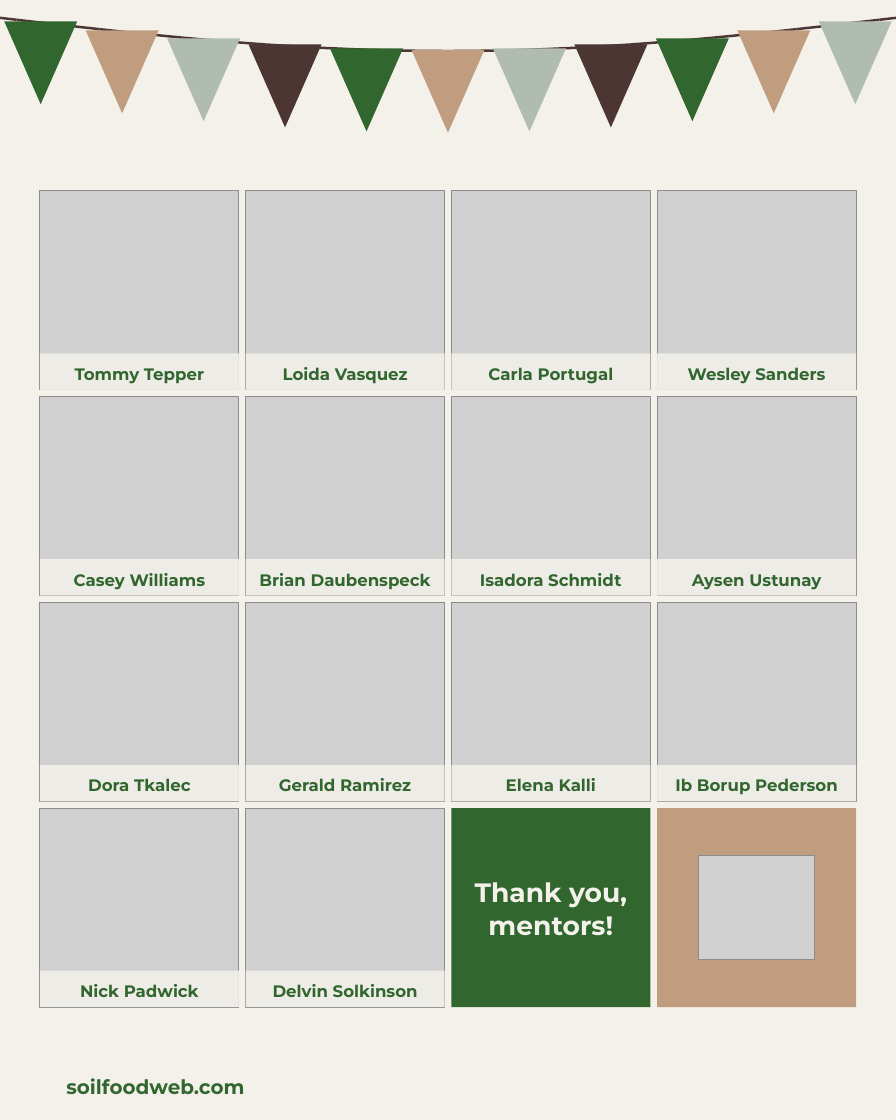
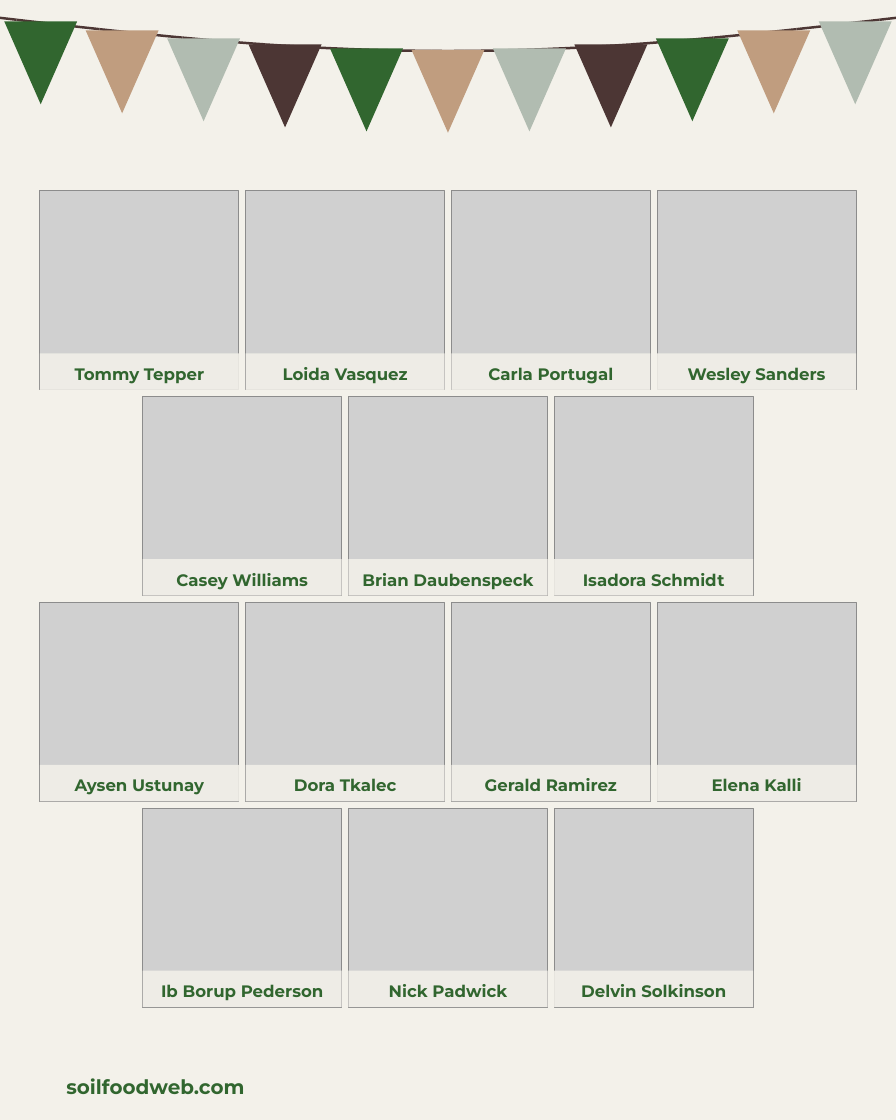
Before and after one commit to linneamoritznyc/SFW-SocialMedia, a slide deck: slide 2 of templates/posts/october/05-10-2026-mon-ig-teachers-day-option-2-bunting.pptx. Drawn at 896x1120 pixels with LibreOffice and Linux fonts; fonts in the diff are those of the drawing; grey boxes stand for pictures. Boxes give left, top, right and bottom in pixels: in the first picture for what was removed or moved away, otherwise in the second. Text is boxed around its words. In the diff, an @@ line names an element or a change of style, - is before the commit and + after.

```diff
--- a/templates/posts/october/05-10-2026-mon-ig-teachers-day-option-2-bunting.pptx
+++ b/templates/posts/october/05-10-2026-mon-ig-teachers-day-option-2-bunting.pptx
@@ picture removed at <box>657,397,856,596</box> @@
@@ 2 pictures, 2 texts, 2 rectangles: place and size @@
-2 pictures, 2 texts, 2 rectangles at <box>40,397,621,596</box>
+2 pictures, 2 texts, 2 rectangles at <box>143,397,724,596</box>
@@ 1 picture, 1 text, 1 rectangle: place and size @@
-1 picture, 1 text, 1 rectangle at <box>74,397,651,596</box>
+1 picture, 1 text, 1 rectangle at <box>176,397,753,596</box>
@@ text "Aysen Ustunay": place and size @@
-text "Aysen Ustunay" at <box>692,574,821,590</box>
+text "Aysen Ustunay" at <box>75,779,204,795</box>
@@ 3 texts: place and size @@
-3 texts at <box>88,778,596,791</box>
+3 texts at <box>294,778,801,791</box>
@@ picture added at <box>143,808,342,1008</box> @@
@@ rectangle removed at <box>452,808,651,1008</box> @@
@@ rectangle removed at <box>657,808,856,1008</box> @@
@@ picture removed at <box>698,855,815,960</box> @@
@@ text removed at <box>475,882,627,935</box> @@
-Thank you, mentors!
@@ rectangle: place and size @@
-rectangle at <box>657,559,856,596</box>
+rectangle at <box>143,971,342,1008</box>
@@ text "Ib Borup Pederson": place and size @@
-text "Ib Borup Pederson" at <box>675,778,838,795</box>
+text "Ib Borup Pederson" at <box>161,984,324,1001</box>
@@ 2 pictures, 2 texts, 2 rectangles: place and size @@
-2 pictures, 2 texts, 2 rectangles at <box>40,808,444,1008</box>
+2 pictures, 2 texts, 2 rectangles at <box>349,808,753,1008</box>
```
Also in this commit, not shown: 1 other slide changed, 17 other files.
